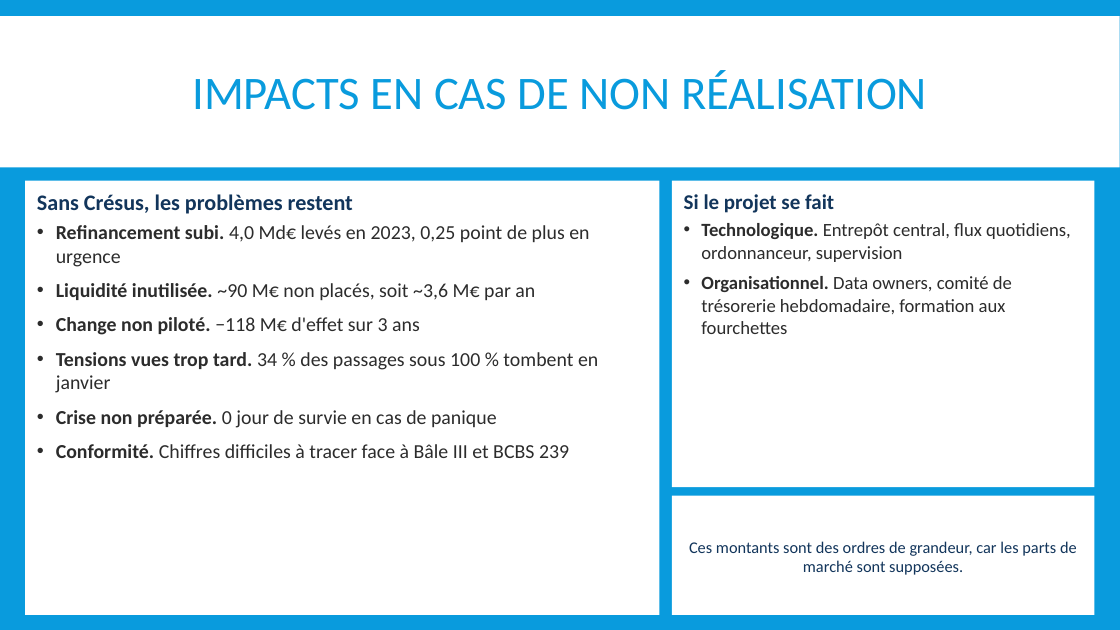
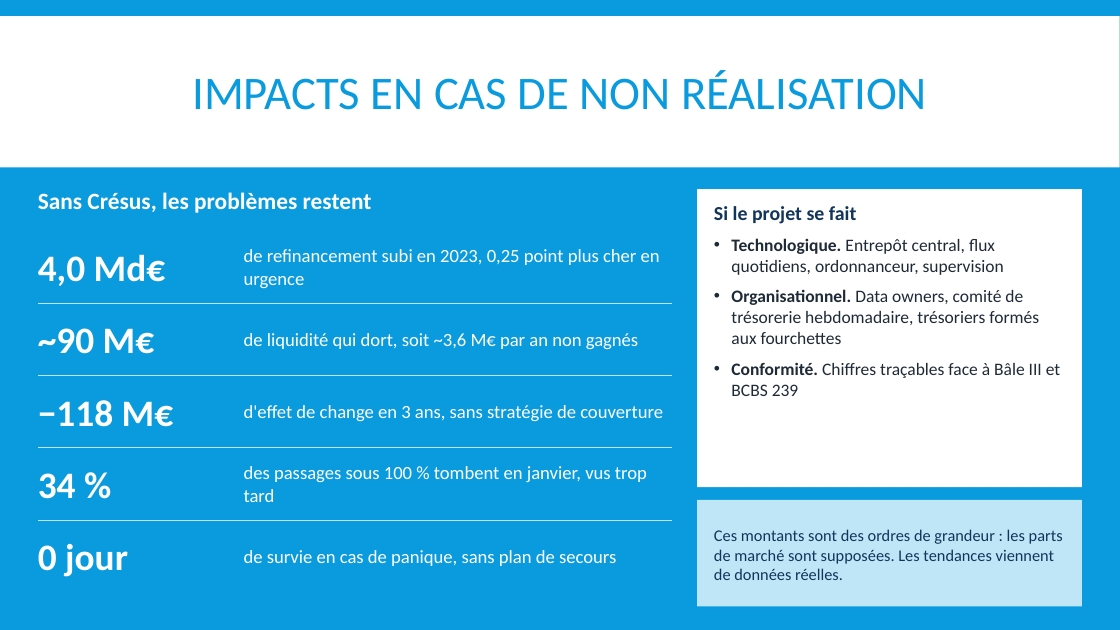
Before and after one commit to mehdi182003/projet_bi_finance, a slide deck: slide 10 of livrables/04_IBI_SUPPORT_SOUTENANCE_BI-predictive-Finance_G5.pptx. Drawn at 1120x630 pixels with LibreOffice and Linux fonts; fonts in the diff are those of the drawing. Boxes give left, top, right and bottom in pixels: in the first picture for what was removed or moved away, otherwise in the second. Text is boxed around its words. In the diff, an @@ line names an element or a change of style, - is before the commit and + after.

```diff
--- a/livrables/04_IBI_SUPPORT_SOUTENANCE_BI-predictive-Finance_G5.pptx
+++ b/livrables/04_IBI_SUPPORT_SOUTENANCE_BI-predictive-Finance_G5.pptx
@@ rectangle removed at (25, 181, 660, 615) @@
-Sans Crésus, les problèmes restent
-• Refinancement subi. 4,0 Md€ levés en 2023, 0,25 point de plus en urgence
-• Liquidité inutilisée. ~90 M€ non placés, soit ~3,6 M€ par an
-• Change non piloté. −118 M€ d'effet sur 3 ans
-• Tensions vues trop tard. 34 % des passages sous 100 % tombent en janvier
-• Crise non préparée. 0 jour de survie en cas de panique
-• Conformité. Chiffres difficiles à tracer face à Bâle III et BCBS 239
@@ text added at (38, 192, 372, 213), 20 pt, text #FFFFFF, bold @@
+Sans Crésus, les problèmes restent
@@ rectangle "Si le projet se fait": place and size @@
-rectangle "Si le projet se fait" at (672, 181, 1095, 487)
+rectangle "Si le projet se fait" at (697, 189, 1082, 487)
@@ text in rectangle at (714, 206, 1004, 275): size 18 to 17 pt in "Si le projet se fait"; size 16 to 15 pt, text colour #2C2C2C to #1F2A37 in "Technologique. Entrepôt central, flux quotidiens, ordonnance ..."; more space between paragraphs @@
@@ text added at (38, 254, 166, 286), 32 pt, text #FFFFFF, bold @@
+4,0 Md€
@@ text added at (244, 249, 660, 288), 16 pt, text #FFFFFF @@
+de refinancement subi en 2023, 0,25 point plus cher en urgence
@@ text in rectangle at (731, 289, 1060, 396): text changed; size 16 to 15 pt; text colour #2C2C2C to #1F2A37 @@
-• Organisationnel. Data owners, comité de trésorerie hebdomadaire, formation aux fourchettes
+• Organisationnel. Data owners, comité de trésorerie hebdomadaire, trésoriers formés aux fourchettes
+• Conformité. Chiffres traçables face à Bâle III et BCBS 239
@@ text added at (38, 328, 155, 354), 32 pt, text #FFFFFF, bold @@
+~90 M€
@@ line added from (38, 303) to (672, 303), #BFE6F7 0.75 pt @@
@@ text added at (244, 333, 638, 349), 16 pt, text #FFFFFF @@
+de liquidité qui dort, soit ~3,6 M€ par an non gagnés
@@ line added from (38, 376) to (672, 376), #BFE6F7 0.75 pt @@
@@ text added at (38, 400, 174, 427), 32 pt, text #FFFFFF, bold @@
+−118 M€
@@ text added at (244, 405, 663, 421), 16 pt, text #FFFFFF @@
+d'effet de change en 3 ans, sans stratégie de couverture
@@ line added from (38, 448) to (672, 448), #BFE6F7 0.75 pt @@
@@ text added at (38, 473, 76, 499), 32 pt, text #FFFFFF, bold @@
+34 %
@@ text added at (244, 466, 647, 502), 16 pt, text #FFFFFF @@
+des passages sous 100 % tombent en janvier, vus trop tard
@@ rectangle "Ces montants sont des ordres ...": place and size @@
-rectangle "Ces montants sont des ordres ..." at (672, 496, 1095, 615)
+rectangle "Ces montants sont des ordres ..." at (697, 500, 1082, 607)
@@ rectangle "Ces montants sont des ordres ..." at (697, 500, 1082, 607): fill #FFFFFF to #BFE6F7 @@
@@ line added from (38, 520) to (672, 520), #BFE6F7 0.75 pt @@
@@ text in rectangle at (714, 529, 1063, 580): text changed @@
-Ces montants sont des ordres de grandeur, car les parts de marché sont supposées.
+Ces montants sont des ordres de grandeur : les parts de marché sont supposées. Les tendances viennent de données réelles.
@@ text added at (38, 544, 128, 577), 32 pt, text #FFFFFF, bold @@
+0 jour
@@ text added at (244, 550, 616, 566), 16 pt, text #FFFFFF @@
+de survie en cas de panique, sans plan de secours
```
Also in this commit, not shown: 13 other slides changed, 10 other files.
